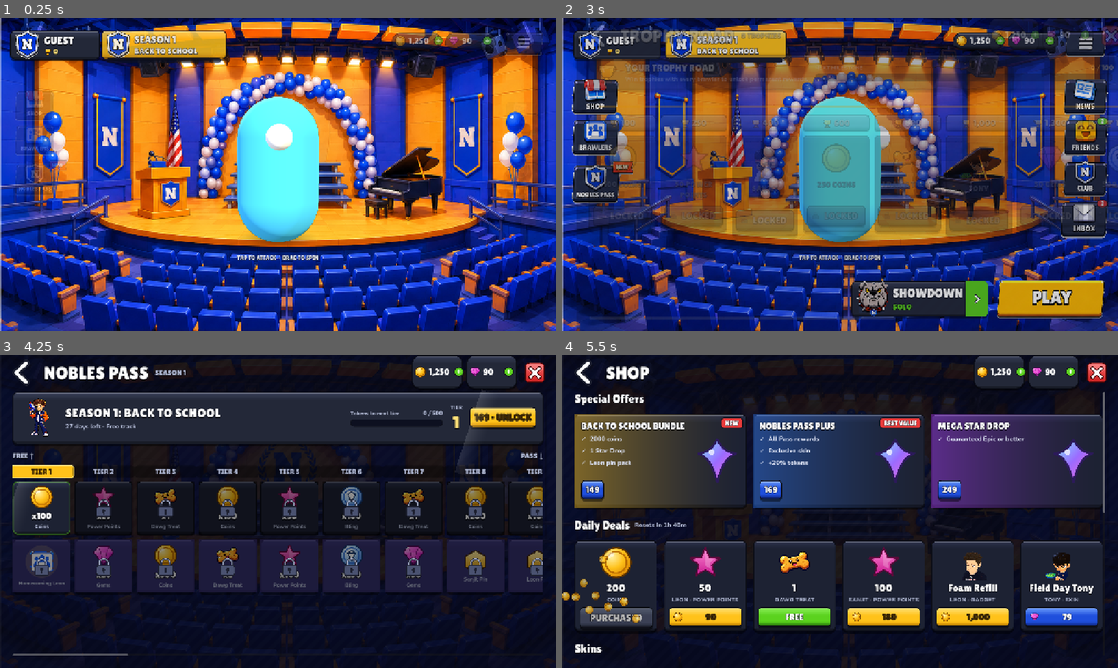
Above: before the commit, frames 1-4 (two rows, left to right).
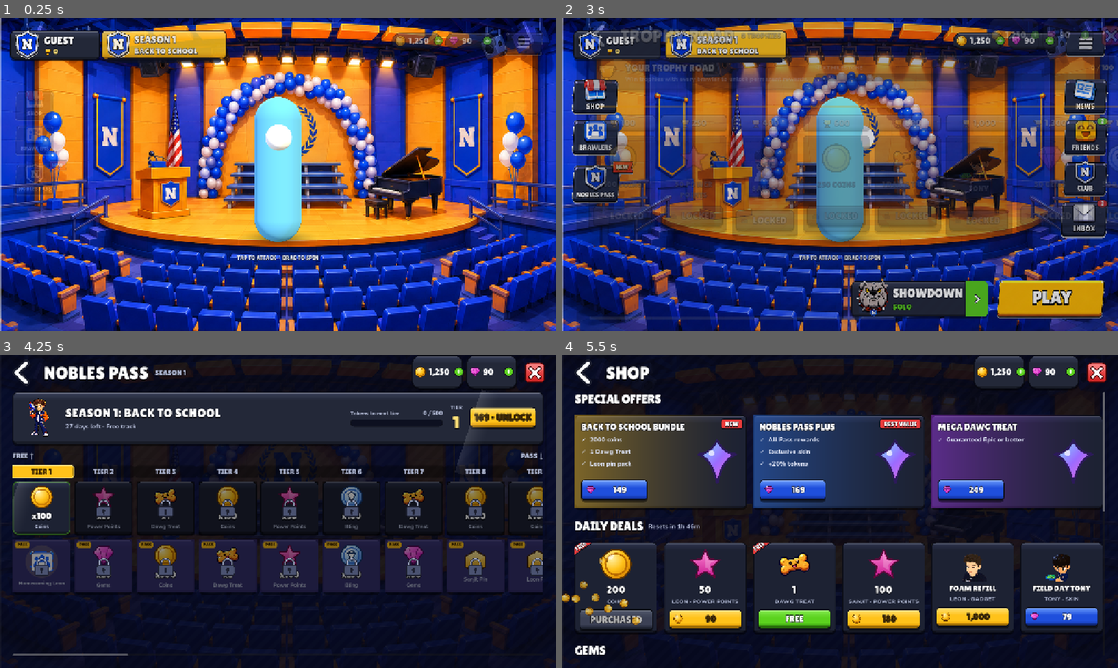
Above: after the commit, the same moments.

Repository: rydercarlson/NobleStars
Game: Godot game, scene res://menu.tscn
The game is run twice, just before and just after one commit, with the same random seed, the same clock (stepped at 60 frames per second) and the same inputs.
Inputs (mouse positions are in pixels of both pictures, inside the frame that each line leads up to):
- Up to frame 1 (0.25 s): no input
- Up to frame 2 (3 s): tap Enter at 0.5 s; drag from (840, 161) to (895, 105) at 0.52 s; click (617, 46) at 1.27 s; drag from (728, 190) to (812, 237) at 2.02 s; click (584, 36) at 2.77 s
- Up to frame 3 (4.25 s): click (161, 383) at 3.52 s
- Up to frame 4 (5.5 s): click (1001, 373) at 4.27 s; click "FREE" at 5 s

The runs differ from the first frame. In frame 1, 5.4% of the frame differs, in the area x 42-58%, y 25-72%; in frame 2, 3.0%; in frame 3, 0.5%; in frame 4, 11%, in the area x 0-98%, y 12-96%.
Error in both runs: Trying to assign invalid previously freed instance. (res://scripts/menu.gd:350)

Commit message:
Bring every menu screen in line with the web reference shots
Jackson's nobles-brawl-src.zip carries docs/*.jpg — screenshots of the web
menu at v0.5, the look the Godot menu is meant to reproduce. Its code and data
are the same source already ported (brawlers.json in the zip is the older
flavour text, so nothing came back from it). Every Godot screen was captured
next to its reference and the deviations fixed:

Home — the "TAP TO ATTACK · DRAG TO SPIN" line under the hero now shows
whenever hints are on, as the reference does, not only on the very first run.
A fighter without a model was a full-width capsule; it is a slim muted pillar
now, a stand-in rather than a mistake.

Brawlers — locked cards sit on neutral navy like the reference; the rarity
tint is earned with the unlock.

Detail — the fighter fills the view (MenuStage gets a per-screen fill, 0.88
here), ability names are display-font uppercase, and UPGRADE carries the coin.

Shop — section headers uppercase; the special-offer price buttons had shrunk
to their text and lost the gem icon, so they are a fixed-width pill; free
deals get the red corner ribbon; named items uppercase; GEMS follows DAILY
DEALS as in the reference, with SKINS and RESOURCES after. The two remaining
"Star Drop" strings in game.json became Dawg Treats.

Pass — premium cards carry the small PASS tag.

Matchmaking — lobby portraits are oversized and bottom-anchored so the head
fills the plate, a fighter without art shows its initial, and bots only wear
fighters that have portrait art, so no slot fills with an empty plate.

Club and Inbox — display names, titles and chat uppercase like the reference;
unread mail is outlined in yellow, not just dotted.

Modes is Ryder's deliberate redesign (per-mode colours, in-development tags)
and was left alone. All eight changed screens verified in Godot 4.7.2.

Co-Authored-By: Claude Fable 5.1 <noreply@anthropic.com>

Diff:
--- a/godot/data/game.json
+++ b/godot/data/game.json
@@ -145,7 +145,7 @@
     "name": "BACK TO SCHOOL BUNDLE",
     "contents": [
      "2000 coins",
-     "1 Star Drop",
+     "1 Dawg Treat",
      "Leon pin pack"
     ],
     "price": 149,
@@ -170,7 +170,7 @@
    {
     "id": "o3",
     "kind": "dawg_treat",
-    "name": "MEGA STAR DROP",
+    "name": "Mega Dawg Treat",
     "contents": [
      "Guaranteed Epic or better"
     ],
--- a/godot/scripts/menu/brawler_detail_screen.gd
+++ b/godot/scripts/menu/brawler_detail_screen.gd
@@ -35,6 +35,7 @@
 	_view = MenuStage.new()
 	_view.set_anchors_and_offsets_preset(Control.PRESET_FULL_RECT)
 	holder.add_child(_view)
+	_view.set_fill(0.88)   # the reference fills most of the view height
 	_view.show_brawler(brawler)
 	_view.tapped.connect(func() -> void: sfx("hit"))
 
@@ -132,7 +133,10 @@
 
 	var actions := MenuUI.hbox(16)
 	var cost: int = 200 * power
-	var upgrade: Button = MenuUI.button("UPGRADE  %s" % MenuUI.fmt(cost), "blue")
+	var upgrade: Button = MenuUI.button("%s  UPGRADE" % MenuUI.fmt(cost), "blue")
+	upgrade.icon = MenuUI.icon_texture("coin")
+	upgrade.expand_icon = true
+	upgrade.add_theme_constant_override("icon_max_width", 40)
 	upgrade.pressed.connect(func() -> void: _upgrade(cost))
 	actions.add_child(upgrade)
 	var selected: bool = id == SaveGame.selected_kit.to_lower()
@@ -178,7 +182,7 @@
 	row.add_child(badge)
 	var text := MenuUI.vbox(4)
 	text.size_flags_horizontal = Control.SIZE_EXPAND_FILL
-	text.add_child(MenuUI.display(str(ability.name), 28, MenuUI.TEXT, 4))
+	text.add_child(MenuUI.display(str(ability.name).to_upper(), 28, MenuUI.TEXT, 4))
 	text.add_child(MenuUI.wrap(MenuUI.body(str(ability.text), 21, MenuUI.TEXT_SOFT)))
 	row.add_child(text)
 	return p
--- a/godot/scripts/menu/brawlers_screen.gd
+++ b/godot/scripts/menu/brawlers_screen.gd
@@ -46,7 +46,10 @@
 	art.clip_contents = true
 	art.mouse_filter = Control.MOUSE_FILTER_IGNORE
 	card.add_child(art)
-	art.add_child(MenuUI.card_backdrop(MenuUI.hex(rarity.get("dark"), Color("#3a4160"))))
+	# Locked fighters sit on the same neutral navy as the reference grid; the
+	# rarity tint is earned with the unlock.
+	art.add_child(MenuUI.card_backdrop(
+			MenuUI.hex(rarity.get("dark"), Color("#3a4160")) if unlocked else Color("#2b3148")))
 	art.add_child(_portrait(b, unlocked))
 
 	if not unlocked:
--- a/godot/scripts/menu/club_screen.gd
+++ b/godot/scripts/menu/club_screen.gd
@@ -38,7 +38,7 @@
 	lines.size_flags_horizontal = Control.SIZE_EXPAND_FILL
 	lines.size_flags_vertical = Control.SIZE_SHRINK_CENTER
 	head_row.add_child(lines)
-	lines.add_child(MenuUI.display(str(club.get("name", "Club")), 48))
+	lines.add_child(MenuUI.display(str(club.get("name", "Club")).to_upper(), 48))
 	lines.add_child(MenuUI.body("%s · %s · %d/%d members" % [str(club.get("tag", "")),
 			str(club.get("type", "")), int(club.get("members", 0)),
 			int(club.get("maxMembers", 30))], 22, MenuUI.TEXT_DIM))
@@ -97,7 +97,7 @@
 	row.add_child(rank)
 	var who := MenuUI.vbox(2)
 	who.size_flags_horizontal = Control.SIZE_EXPAND_FILL
-	who.add_child(MenuUI.display(str(member.name), 30, MenuUI.TEXT, 4))
+	who.add_child(MenuUI.display(str(member.name).to_upper(), 30, MenuUI.TEXT, 4))
 	who.add_child(MenuUI.body(str(member.get("role", "Member")), 20, MenuUI.TEXT_DIM))
 	row.add_child(who)
 	row.add_child(MenuUI.icon("trophy", 30))
@@ -175,7 +175,7 @@
 	var column := MenuUI.vbox(4)
 	bubble.add_child(column)
 	column.add_child(MenuUI.display(who, 22, MenuUI.YELLOW_HI, 0))
-	column.add_child(MenuUI.wrap(MenuUI.body(text, 21, MenuUI.TEXT)))
+	column.add_child(MenuUI.wrap(MenuUI.body(text.to_upper(), 21, MenuUI.TEXT)))
 	_messages.add_child(row)
 	_scroll_to_bottom()
 
--- a/godot/scripts/menu/home_screen.gd
+++ b/godot/scripts/menu/home_screen.gd
@@ -281,7 +281,9 @@
 			online += 1
 	_set_badge(_friends_dot, online)
 	_set_badge(_inbox_dot, SaveGame.unread_mail())
-	_hint.modulate.a = 0.85 if (SaveGame.hints_on and SaveGame.first_run) else 0.0
+	# The web menu shows this line under the hero at all times; keep it while
+	# hints are on, and let the first tap of a session dismiss it.
+	_hint.modulate.a = 0.85 if SaveGame.hints_on else 0.0
 	_hint.offset_top = floor_y + 44.0
 	_hint.offset_bottom = floor_y + 78.0
 
--- a/godot/scripts/menu/inbox_screen.gd
+++ b/godot/scripts/menu/inbox_screen.gd
@@ -46,11 +46,23 @@
 		dot.custom_minimum_size = Vector2(16, 16)
 		dot.size_flags_vertical = Control.SIZE_SHRINK_CENTER
 		box.add_child(dot)
+		# Unread mail is outlined in yellow, not just dotted.
+		var outline := Panel.new()
+		var outline_style := StyleBoxFlat.new()
+		outline_style.bg_color = Color(0, 0, 0, 0)
+		outline_style.set_border_width_all(4)
+		outline_style.border_color = MenuUI.YELLOW
+		outline_style.set_corner_radius_all(16)
+		outline.add_theme_stylebox_override("panel", outline_style)
+		outline.set_anchors_and_offsets_preset(Control.PRESET_FULL_RECT)
+		outline.offset_bottom = -6
+		outline.mouse_filter = Control.MOUSE_FILTER_IGNORE
+		row.add_child(outline)
 	box.add_child(MenuUI.icon("shield", 62))
 	var who := MenuUI.vbox(4)
 	who.size_flags_horizontal = Control.SIZE_EXPAND_FILL
 	who.size_flags_vertical = Control.SIZE_SHRINK_CENTER
-	who.add_child(MenuUI.display(str(mail.title), 30, MenuUI.TEXT, 4))
+	who.add_child(MenuUI.display(str(mail.title).to_upper(), 30, MenuUI.TEXT, 4))
 	who.add_child(MenuUI.body(str(mail.from), 20, MenuUI.TEXT_DIM))
 	box.add_child(who)
 	if mail.has("reward") and not SaveGame.is_claimed("mail:" + id):
--- a/godot/scripts/menu/matchmaking_screen.gd
+++ b/godot/scripts/menu/matchmaking_screen.gd
@@ -85,9 +85,22 @@
 		portrait.expand_mode = TextureRect.EXPAND_IGNORE_SIZE
 		portrait.stretch_mode = TextureRect.STRETCH_KEEP_ASPECT_CENTERED
 		portrait.set_anchors_and_offsets_preset(Control.PRESET_FULL_RECT)
-		portrait.offset_top = 8
+		# Oversized and bottom-anchored like the roster cards, so the head fills
+		# the plate instead of floating small in the middle of it.
+		portrait.offset_left = -22
+		portrait.offset_right = 22
+		portrait.offset_top = 2
+		portrait.offset_bottom = 30
 		portrait.mouse_filter = Control.MOUSE_FILTER_IGNORE
-		art.add_child(portrait)
+		if portrait.texture == null:
+			var initial: Label = MenuUI.display(str(brawler.get("name", "?")).substr(0, 1), 72,
+					brawler.get("color", Color.WHITE), 8)
+			initial.set_anchors_and_offsets_preset(Control.PRESET_FULL_RECT)
+			initial.horizontal_alignment = HORIZONTAL_ALIGNMENT_CENTER
+			initial.vertical_alignment = VERTICAL_ALIGNMENT_CENTER
+			art.add_child(initial)
+		else:
+			art.add_child(portrait)
 	var name_bar := Panel.new()
 	var style := StyleBoxFlat.new()
 	style.bg_color = MenuUI.YELLOW if mine else (MenuUI.BLUE if player != "" else Color("#4b5270"))
@@ -124,7 +137,14 @@
 	if _filled >= total:
 		_found()
 		return
-	var roster: Array = MenuData.brawlers
+	# Bots only wear fighters that have portrait art, so no lobby slot fills
+	# with an empty plate.
+	var roster: Array = []
+	for b in MenuData.brawlers:
+		if MenuData.portrait(str(b.id)) != null:
+			roster.append(b)
+	if roster.is_empty():
+		roster = MenuData.brawlers
 	var slot: Control = _slot(str(_names[_filled % _names.size()]),
 			roster[randi() % roster.size()], false)
 	var old: Control = _slots[_filled]
--- a/godot/scripts/menu/pass_screen.gd
+++ b/godot/scripts/menu/pass_screen.gd
@@ -231,6 +231,20 @@
 	name_label.horizontal_alignment = HORIZONTAL_ALIGNMENT_CENTER
 	column.add_child(name_label)
 
+	if lane == "premium":
+		var tag := PanelContainer.new()
+		var tag_style := StyleBoxFlat.new()
+		tag_style.bg_color = MenuUI.YELLOW
+		tag_style.set_corner_radius_all(6)
+		tag_style.content_margin_left = 8
+		tag_style.content_margin_right = 8
+		tag_style.content_margin_top = 1
+		tag_style.content_margin_bottom = 1
+		tag.add_theme_stylebox_override("panel", tag_style)
+		tag.add_child(MenuUI.display("PASS", 15, MenuUI.GOLD_INK, 0))
+		MenuUI.pin(tag, false, false, 8)
+		tag.mouse_filter = Control.MOUSE_FILTER_IGNORE
+		cell.add_child(tag)
 	# Owning the Pass should show on the premium lane itself, not just the header.
 	if lane == "premium" and SaveGame.pass_premium and not claimed:
 		var trim := Panel.new()
--- a/godot/scripts/menu/shop_screen.gd
+++ b/godot/scripts/menu/shop_screen.gd
@@ -36,6 +36,13 @@
 		daily.add_child(_daily_card(item))
 	stagger_children(daily)
 
+	column.add_child(_heading("Gems"))
+	var gems: GridContainer = MenuUI.grid(4)
+	column.add_child(gems)
+	for pack in shop.get("gems", []):
+		gems.add_child(_gem_card(pack))
+	stagger_children(gems)
+
 	var skins_data: Array = shop.get("skins", [])
 	if not skins_data.is_empty():
 		column.add_child(_heading("Skins"))
@@ -54,16 +61,10 @@
 			resources.add_child(_resource_card(item))
 		stagger_children(resources)
 
-	column.add_child(_heading("Gems"))
-	var gems: GridContainer = MenuUI.grid(4)
-	column.add_child(gems)
-	for pack in shop.get("gems", []):
-		gems.add_child(_gem_card(pack))
-	stagger_children(gems)
 
 func _heading(text: String, note: String = "") -> HBoxContainer:
 	var row := MenuUI.hbox(16)
-	row.add_child(MenuUI.display(text, 40, MenuUI.TEXT, 6))
+	row.add_child(MenuUI.display(text.to_upper(), 42, MenuUI.TEXT, 6))
 	if note != "":
 		var n: Label = MenuUI.body(note, 22, MenuUI.TEXT_DIM)
 		n.vertical_alignment = VERTICAL_ALIGNMENT_CENTER
@@ -96,7 +97,7 @@
 	var left := MenuUI.vbox(10)
 	left.size_flags_horizontal = Control.SIZE_EXPAND_FILL
 	row.add_child(left)
-	left.add_child(MenuUI.wrap(MenuUI.display(str(o.name), 32, MenuUI.TEXT, 6)))
+	left.add_child(MenuUI.wrap(MenuUI.display(str(o.name).to_upper(), 32, MenuUI.TEXT, 6)))
 	for line in o.get("contents", []):
 		left.add_child(MenuUI.body("✓  %s" % str(line), 22, MenuUI.TEXT_SOFT))
 	left.add_child(MenuUI.spacer())
@@ -110,6 +111,9 @@
 				SaveGame.star_points += 100)
 	var buy_button: Button = _price_button(o, on_buy)
 	buy_button.size_flags_horizontal = Control.SIZE_SHRINK_BEGIN
+	# Shrunk to its text the icon had no room and vanished; the reference button
+	# is a wide pill with the gem showing.
+	buy_button.custom_minimum_size = Vector2(230, 78)
 	buy_row.add_child(buy_button)
 	var art: TextureRect = MenuUI.icon("star_drop", 160)
 	art.size_flags_vertical = Control.SIZE_SHRINK_CENTER
@@ -157,8 +161,10 @@
 		art_holder.add_child(MenuUI.icon(str(KIND_ICON.get(kind, "token")), 116))
 
 	var amount_text: String = MenuUI.fmt(int(item.amount)) if item.has("amount") \
-			else str(item.get("name", ""))
-	var amount: Label = MenuUI.wrap(MenuUI.display(amount_text, 36, MenuUI.TEXT, 6))
+			else str(item.get("name", "")).to_upper()
+	# A two-word skin name wraps; a step down keeps its price button on the card.
+	var amount: Label = MenuUI.wrap(MenuUI.display(amount_text,
+			36 if item.has("amount") else 28, MenuUI.TEXT, 6))
 	amount.horizontal_alignment = HORIZONTAL_ALIGNMENT_CENTER
 	column.add_child(amount)
 	var what: String = str(KIND_LABEL.get(kind, kind)).to_upper()
@@ -170,7 +176,27 @@
 	column.add_child(MenuUI.spacer())
 	column.add_child(_price_button(item, func(button: Button) -> void:
 		_buy(item, button, func() -> void: _apply_item(item))))
+	if str(item.get("currency", "")) == "free" and not SaveGame.is_claimed(str(item.id)):
+		card.add_child(_free_ribbon())
 	return card
+
+## The red corner ribbon the reference puts on every free deal.
+func _free_ribbon() -> Control:
+	var ribbon := PanelContainer.new()
+	var style := StyleBoxFlat.new()
+	style.bg_color = MenuUI.RED
+	style.set_border_width_all(3)
+	style.border_color = MenuUI.LINE
+	style.content_margin_left = 34
+	style.content_margin_right = 34
+	style.content_margin_top = 2
+	style.content_margin_bottom = 2
+	ribbon.add_theme_stylebox_override("panel", style)
+	ribbon.add_child(MenuUI.display("FREE", 20, MenuUI.TEXT, 4))
+	ribbon.rotation_degrees = -35.0
+	ribbon.position = Vector2(-32, 34)
+	ribbon.mouse_filter = Control.MOUSE_FILTER_IGNORE
+	return ribbon
 
 # MARK: skins
 
--- a/godot/scripts/menu_stage.gd
+++ b/godot/scripts/menu_stage.gd
@@ -132,8 +132,16 @@
 
 ## brawler3d.js _frame(): pull the camera back until the unit-tall model fills
 ## FILL of the view height. The models face -Z, so the camera sits there.
+var fill: float = FILL
+
+## The detail screen frames the fighter larger than the home stage does.
+func set_fill(value: float) -> void:
+	fill = clampf(value, 0.3, 1.0)
+	if _cam != null:
+		_frame_camera()
+
 func _frame_camera() -> void:
-	var visible_height: float = MODEL_HEIGHT / FILL
+	var visible_height: float = MODEL_HEIGHT / fill
 	var distance: float = visible_height / (2.0 * tan(deg_to_rad(FOV) / 2.0))
 	_cam.position = Vector3(0, LOOK_Y + 0.10 * MODEL_HEIGHT, -distance)
 	_cam.look_at(Vector3(0, LOOK_Y, 0))
@@ -210,10 +218,13 @@
 	_model = holder
 	var body := MeshInstance3D.new()
 	var mesh := CapsuleMesh.new()
-	mesh.radius = 0.45
+	# A fighter-sized blob reads as a mistake on the menu stage; a slim, muted
+	# pillar reads as a stand-in for art that has not shipped yet.
+	mesh.radius = 0.26
 	mesh.height = 1.6
 	var mat := StandardMaterial3D.new()
-	mat.albedo_color = _kit.get("color", Color.WHITE)
+	var kit_color: Color = _kit.get("color", Color.WHITE)
+	mat.albedo_color = kit_color.lerp(Color(0.5, 0.55, 0.65), 0.35)
 	mesh.material = mat
 	body.mesh = mesh
 	body.position.y = 0.8
@@ -226,7 +237,7 @@
 	nose_mat.albedo_color = Color(0.95, 0.95, 0.95)
 	nose_mesh.material = nose_mat
 	nose.mesh = nose_mesh
-	nose.position = Vector3(0, 1.15, -0.42)
+	nose.position = Vector3(0, 1.15, -0.24)
 	holder.add_child(nose)
 
 ## Ported from fighter.gd: Meshy's attack clips drop the hips below the rest
